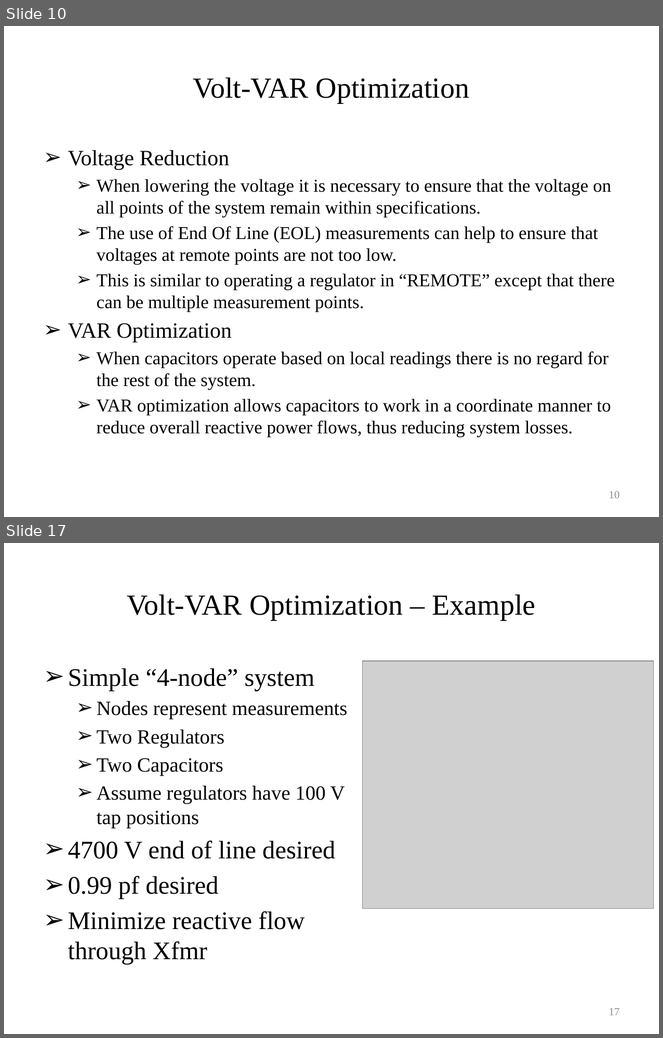
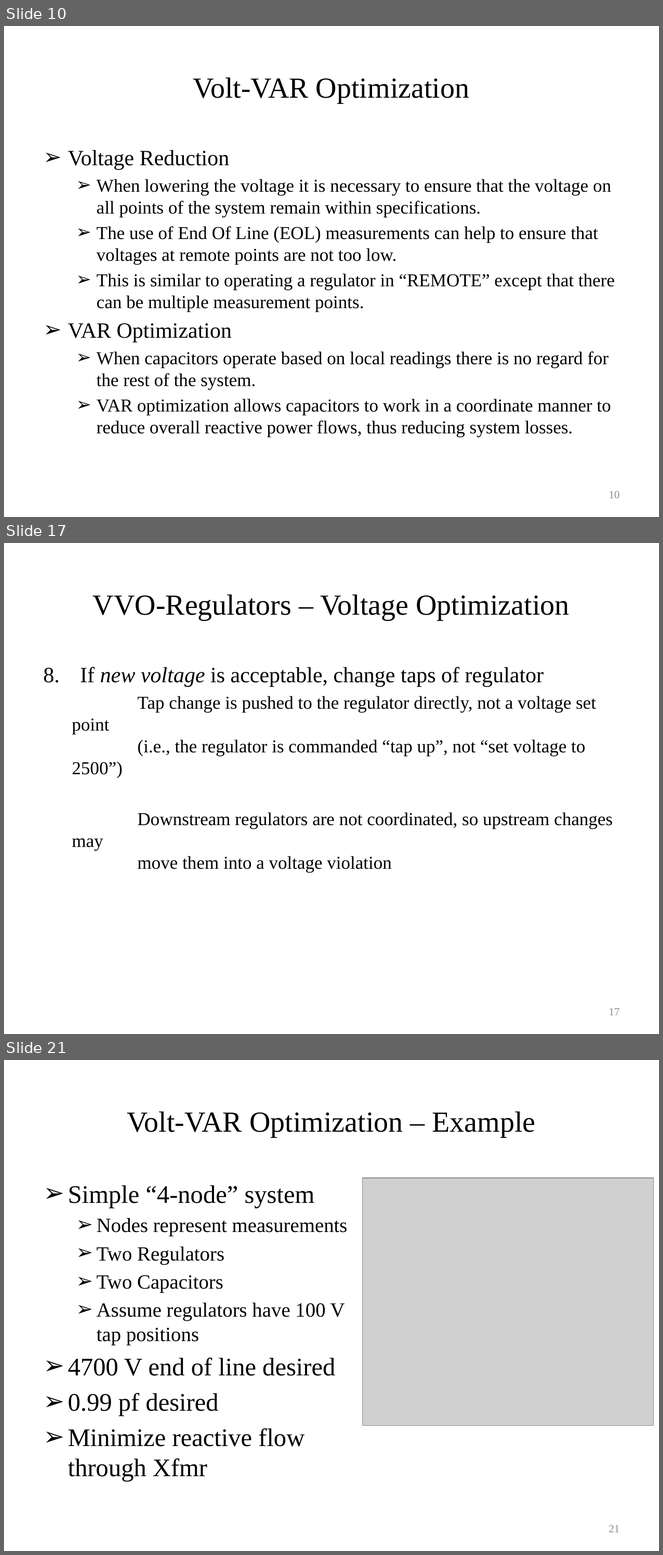
Before and after one commit to gridlab-d/course, a slide deck: University of Washington Class/Module 6 - Volt-VAR Optimization.pptx. Shown one above the other, each under a label of ours: slides 10 and 17 before the commit, slides 10, 17 and 21 after it; the slides between them are not shown. The pictures are 663x1038 and 663x1555 pixels, drawn with LibreOffice and Linux fonts; fonts in the diff are those of the drawing; grey boxes stand for pictures. Boxes give left, top, right and bottom in pixels: in the first picture for what was removed or moved away, otherwise in the second. Text is boxed around its words. In the diff, an @@ line names an element or a change of style, - is before the commit and + after.

```diff
--- a/University of Washington Class/Module 6 - Volt-VAR Optimization.pptx
+++ b/University of Washington Class/Module 6 - Volt-VAR Optimization.pptx
@@ slide 17 added at (4,543,659,1034), background #FFFFFF @@
@@ title added at (93,594,569,620), 32 pt, text #000000 @@
+VVO-Regulators – Voltage Optimization
@@ text added at (72,667,613,873), 20 pt, text #000000 @@
+8. If new voltage is acceptable, change taps of regulator
+  Tap change is pushed to the regulator directly, not a voltage set point
+  (i.e., the regulator is commanded “tap up”, not “set voltage to 2500”)
+  Downstream regulators are not coordinated, so upstream changes may
+  move them into a voltage violation
@@ page number added at (609,1008,620,1016), 12 pt, text #8C8C8C @@
+17
@@ what was slide 17 is now slide 21 @@
@@ page number at (609,1525,620,1533): text changed @@
-17
+21
```
Also in this commit, not shown: 7 slides changed, 3 other slides added.
